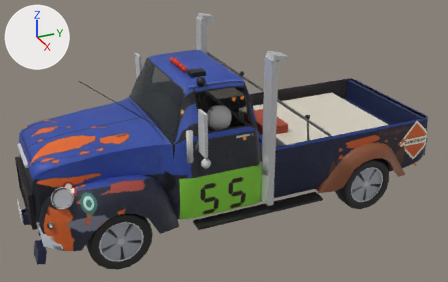
The glTF model public/cars/field/models/55.glb: old version first, new version second.
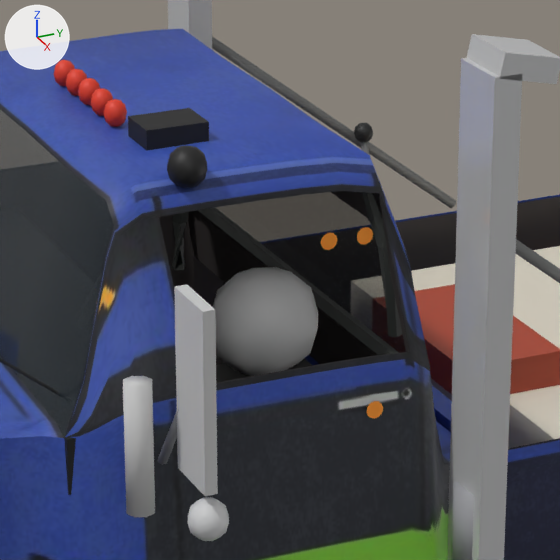
Each version is shown whole from a 50 mm camera at (6.02, -2.69, 3.82) aimed at (0.05, -0.01, 0.84), then close up on the part from 35% to 64% of the width and 15% to 61% of the height. Arrows for +X, +Y and +Z are at upper left; the lights stay in place. The older version's two pictures come first. Vertices at exactly the same position are counted once.

Names of what the first close-up shows: 'body'.
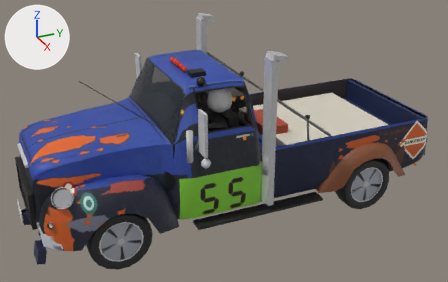
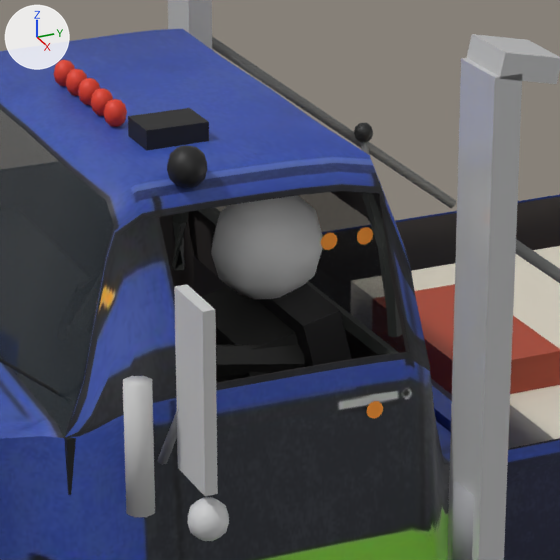
Pixel boxes [x1, y1, x2, y2] of what changed, in the close-ups (560 x 560 px; the box of a moved part takes in the faces that stretch with it):
part 1 of me_body_mesh, moved or reshaped: before [213, 267, 318, 376]; after [211, 195, 322, 299]
part 2 of me_body_mesh, moved or reshaped (mostly hidden before): before [63, 192, 399, 495]; after [172, 192, 402, 383]

What the commit changed:
me_body_mesh has 4752 vertices, 8162 faces and spans x -1.1..1.1, y -2.33..2.56, z 0.17..2.1.
me_body_mesh is used by ob_body; location (0.0, 0.0, 0.0).
me_body_mesh part 1: the loose piece of 42 vertices spanning x 0.23..0.49, y -0.35..-0.05, z 1.14..1.42 is moved by (0.0, 0.01, 0.21).
me_body_mesh part 2: 172 of 4752 vertices moved; they spanned x -0.8..0.8, y -0.87..0.05, z 0.46..1.74 and now span x -0.8..0.8, y -0.87..0.05, z 0.67..1.74; mean shift (0.0, 0.0, 0.1); largest move (0.6, -0.54, 0.58) -> (-0.76, -0.87, 1.25).
